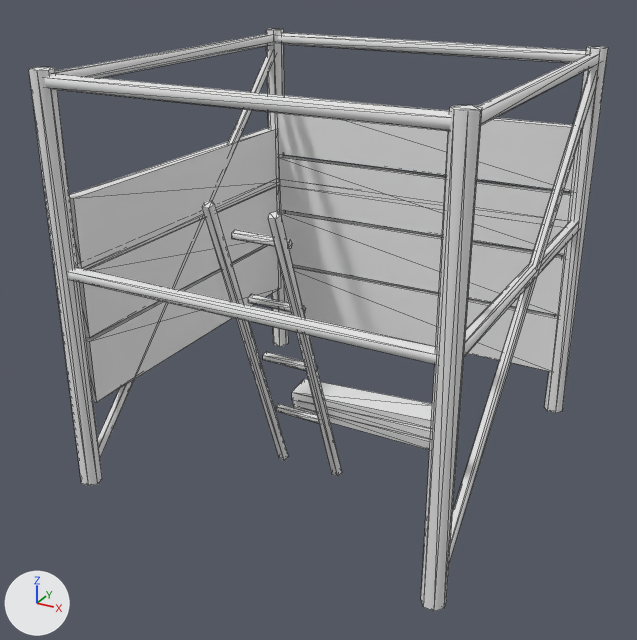
One commit to the glTF model game/assets/props/blender/site_small_2.glb: the scene before it, then after it.
Rendered twice from a camera (50 mm lens) standing at (1.95, -3.78, 2.58) and looking at (-0.05, -0.15, 0.77). The lights are fixed; the arrows at lower left show +X, +Y and +Z. The older version comes first. Mesh edges are drawn as thin lines. Vertices at exactly the same position are counted once.

Objects in the first picture: 'site_small_2'.
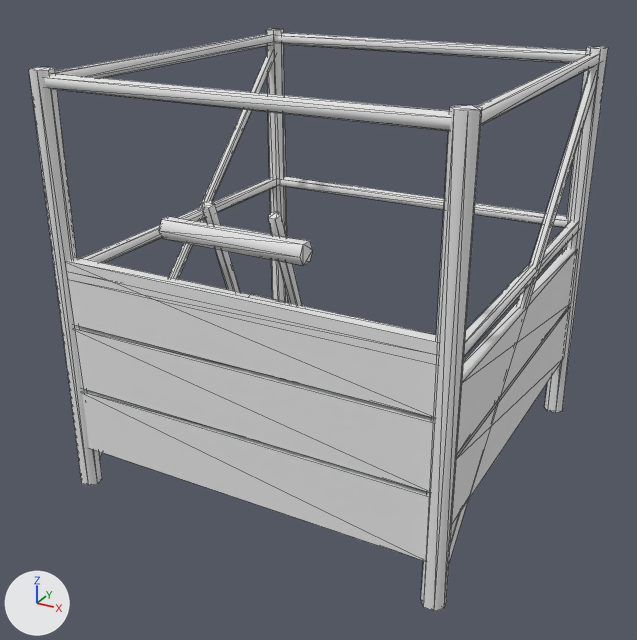
What changed in the scene script:
```text
Change me_site_small_2:
    used by ob_site_small_2; location = (0.0, 0.0, 0.0)
    remove me_site_small_2.from_pydata(...)  # 296 vertices, 472 faces; spans x -1.0..1.0, y -1.0..1.0, z -0.02..2.05
    add me_site_small_2.from_pydata(...)  # 292 vertices, 468 faces; spans x -1.0..1.0, y -1.0..1.0, z -0.02..2.05
    me_site_small_2 part 1: the loose piece of 8 vertices spanning x -0.95..0.95, y 0.92..0.98, z 0.23..0.57 is moved by (0.0, -1.9, -0.04)
    me_site_small_2 part 2: the loose piece of 8 vertices spanning x -0.95..0.95, y 0.92..0.98, z 0.59..0.93 is moved by (0.0, -1.9, -0.06)
    me_site_small_2 part 3: the loose piece of 8 vertices spanning x -0.95..0.95, y 0.92..0.98, z 0.95..1.29 is moved by (0.0, -1.9, -0.08)
    me_site_small_2 part 4: the loose piece of 8 vertices spanning x -0.98..-0.92, y -0.88..0.92, z 0.41..0.75 is moved by (1.9, 0.0, -0.08)
    me_site_small_2 part 5: the loose piece of 8 vertices spanning x -0.98..-0.92, y -0.88..0.92, z 0.77..1.11 is moved by (1.9, 0.0, -0.1)
    me_site_small_2 part 6: a new loose piece, a 6-sided cylinder along x spanning x -0.34..0.34, y -1.003..-0.902, z 1.397..1.483, in mat_structures_atlas (white #e7e7e7)
    me_site_small_2 part 7: the loose piece of 8 vertices spanning x -0.98..-0.92, y -0.88..0.92, z 1.13..1.47 is deleted
    me_site_small_2 part 8: the loose piece of 8 vertices spanning x -0.95..0.95, y 0.92..0.98, z 1.31..1.65 is deleted
    me_site_small_2 part 9
    7 faces are deleted
    7 new faces join them
    other edits to the shape of me_site_small_2 do not show in these pictures
```

What differs and where, as boxes [x1, y1, x2, y2] in the pictures (637 x 640 px; the box of a moved part takes in the faces that stretch with it):
part 1 of me_site_small_2, moved or reshaped
    before: [282, 265, 557, 372]
    after: [82, 390, 429, 561]
part 2 of me_site_small_2, moved or reshaped
    before: [281, 210, 564, 315]
    after: [75, 327, 433, 492]
part 3 of me_site_small_2, moved or reshaped
    before: [280, 155, 571, 255]
    after: [66, 257, 438, 418]
part 4 of me_site_small_2, moved or reshaped
    before: [86, 244, 280, 402]
    after: [452, 307, 570, 524]
part 5 of me_site_small_2, moved or reshaped
    before: [80, 186, 279, 338]
    after: [457, 248, 577, 454]
part 6 of me_site_small_2, added
    after: [159, 216, 313, 266]
part 7 of me_site_small_2, deleted
    before: [70, 128, 278, 268]
part 8 of me_site_small_2, deleted
    before: [279, 113, 577, 192]
part 9 of me_site_small_2, moved or reshaped
    before: [202, 201, 292, 247]
    after: [202, 201, 278, 219]
